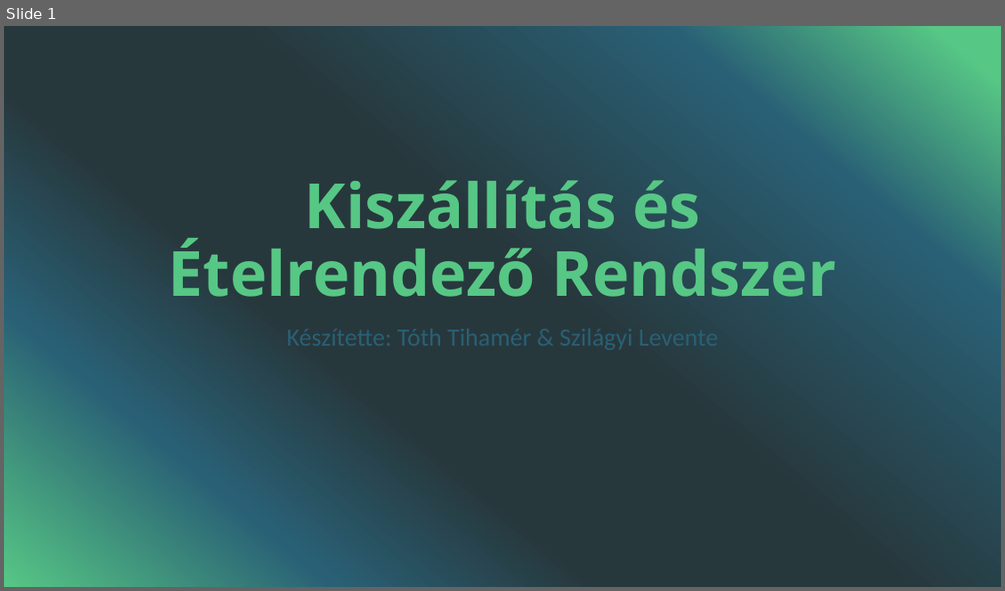
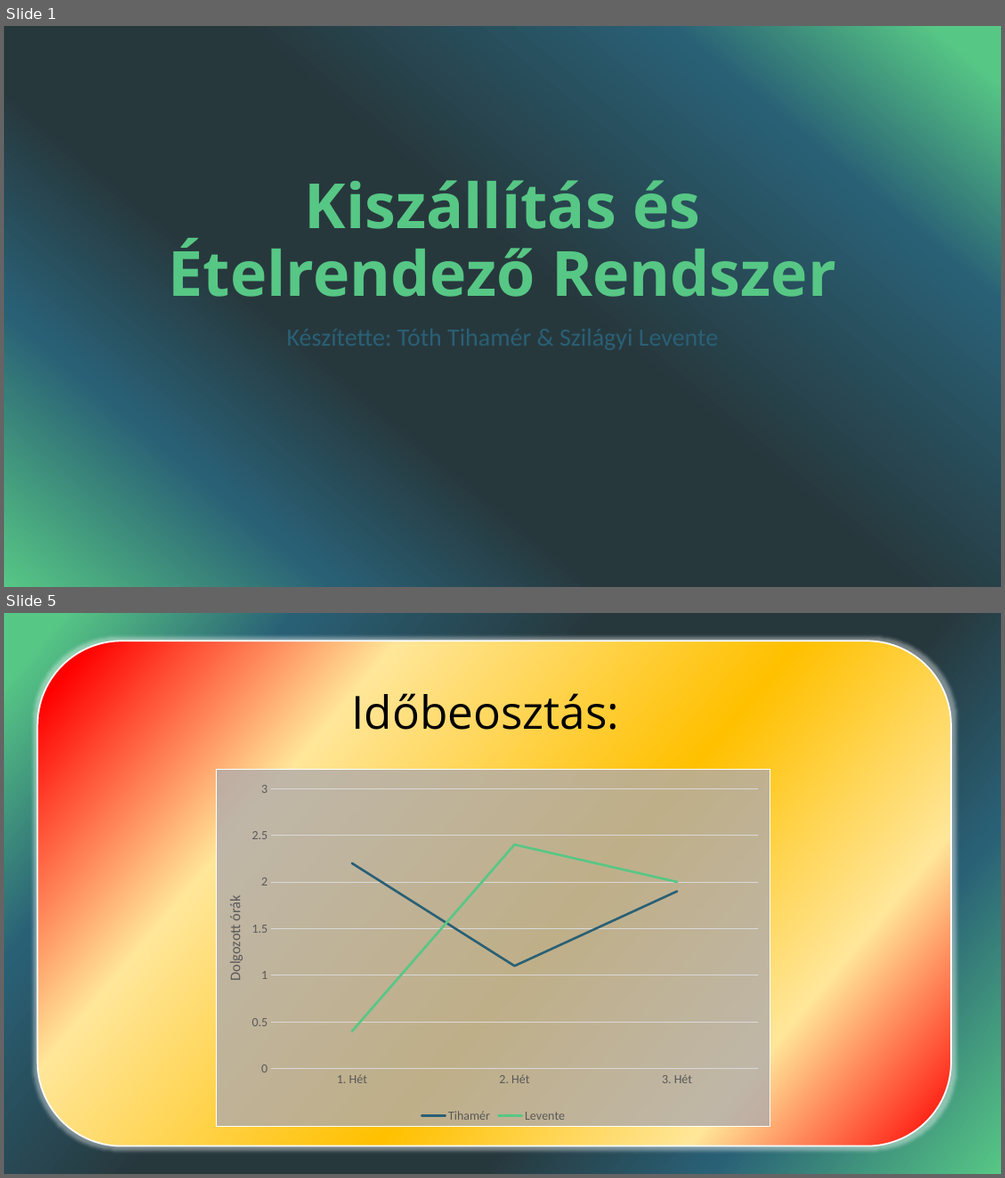
Before and after one commit to TihikEu/Kiszallitasi-Etelrendelo-Rendszer, a slide deck: Kiszállítás és Ételrendező Rendszer.pptx. Shown one above the other, each under a label of ours: slide 1 before the commit, slides 1 and 5 after it; the slides between them are not shown. The pictures are 1005x591 and 1005x1178 pixels, drawn with LibreOffice and Linux fonts; fonts in the diff are those of the drawing. Boxes give left, top, right and bottom in pixels: in the first picture for what was removed or moved away, otherwise in the second. Text is boxed around its words. In the diff, an @@ line names an element or a change of style, - is before the commit and + after.

```diff
--- a/Kiszállítás és Ételrendező Rendszer.pptx
+++ b/Kiszállítás és Ételrendező Rendszer.pptx
@@ slide 5 added at bbox=[4, 613, 1001, 1174], background gradient #57C785 to #296075 to #27383D @@
@@ rounded rectangle added at bbox=[38, 641, 952, 1145], fill gradient #FF0000 to #FFE699 to #FFC000, outline #FFFFFF 1.5 pt @@
@@ title added at bbox=[351, 687, 619, 741], 44 pt, text #000000 @@
+Időbeosztás:
@@ line chart added at bbox=[217, 769, 769, 1126] @@
+categories: 1. Hét, 2. Hét, 3. Hét
+Tihamér: 2.2, 1.1, 1.9
+Levente: 0.4, 2.4, 2
@@ text added at bbox=[226, 897, 244, 980], 14 pt, text #595959 @@
+Dolgozott órák
```
Also in this commit, not shown: 1 slide changed, 7 other slides added, 1 slide removed.
